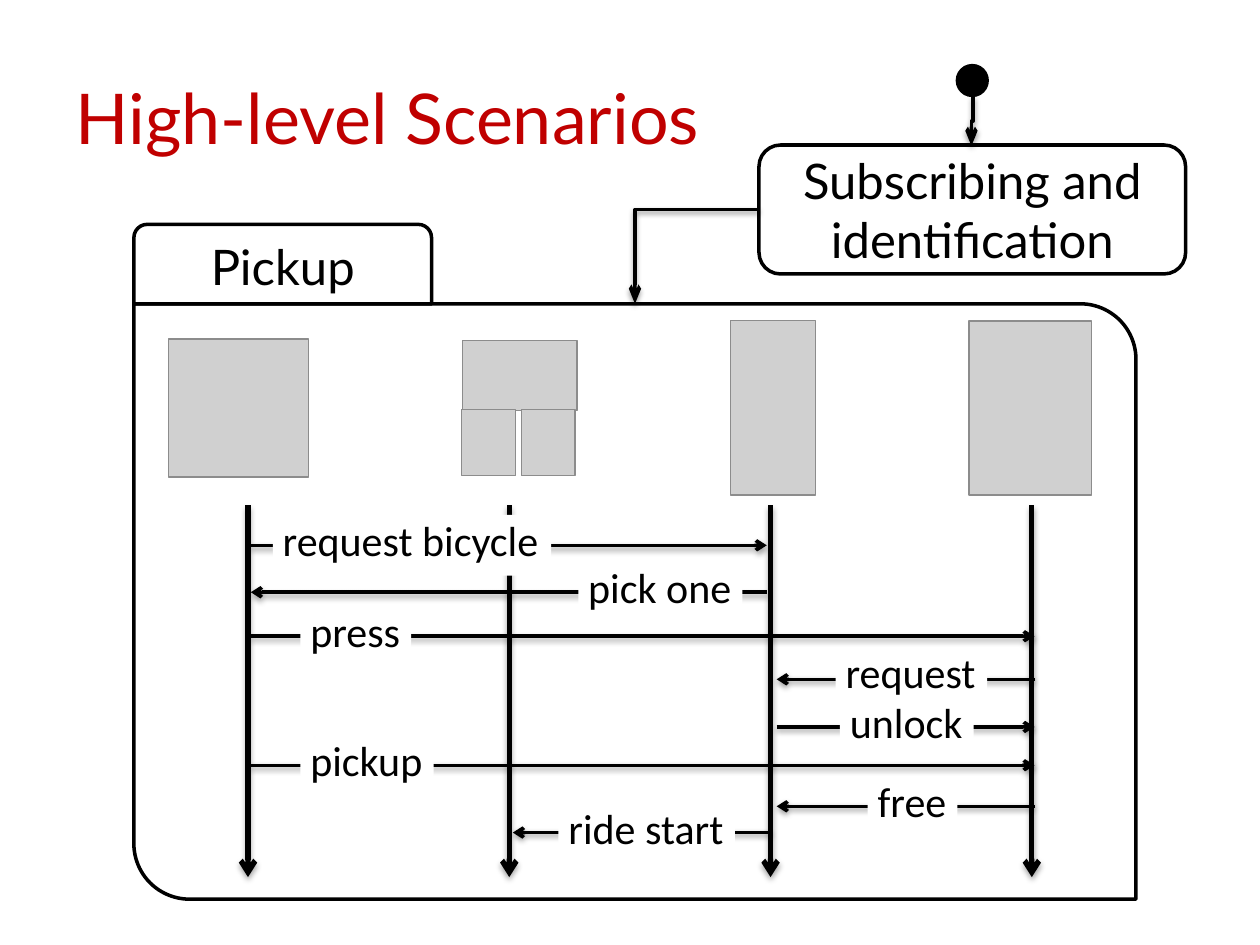
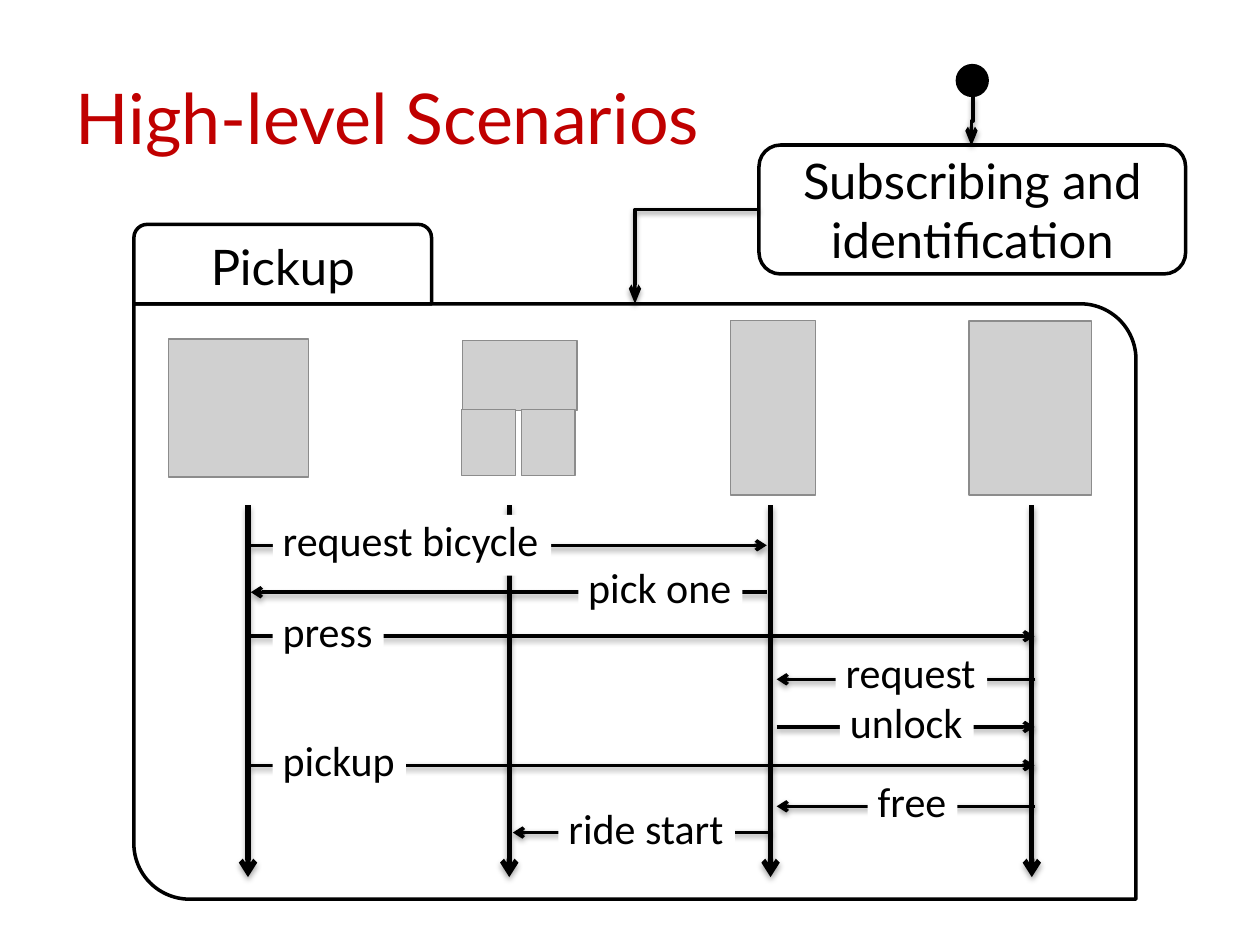
Before and after one commit to blambeau/phd, a slide deck: slide 17 of public-defense/slides.pptx. Drawn at 1260x945 pixels with LibreOffice and Linux fonts; fonts in the diff are those of the drawing; grey boxes stand for pictures. Boxes give left, top, right and bottom in pixels: in the first picture for what was removed or moved away, otherwise in the second. Text is boxed around its words. In the diff, an @@ line names an element or a change of style, - is before the commit and + after.

```diff
--- a/public-defense/slides.pptx
+++ b/public-defense/slides.pptx
@@ text "press": place and size @@
-text "press" at (310,626,400,654)
+text "press" at (283,626,373,654)
@@ text "pickup": place and size @@
-text "pickup" at (310,746,422,783)
+text "pickup" at (283,746,395,783)
```
Also in this commit, not shown: 5 other slides changed, 8 slides added, 2 other files.
